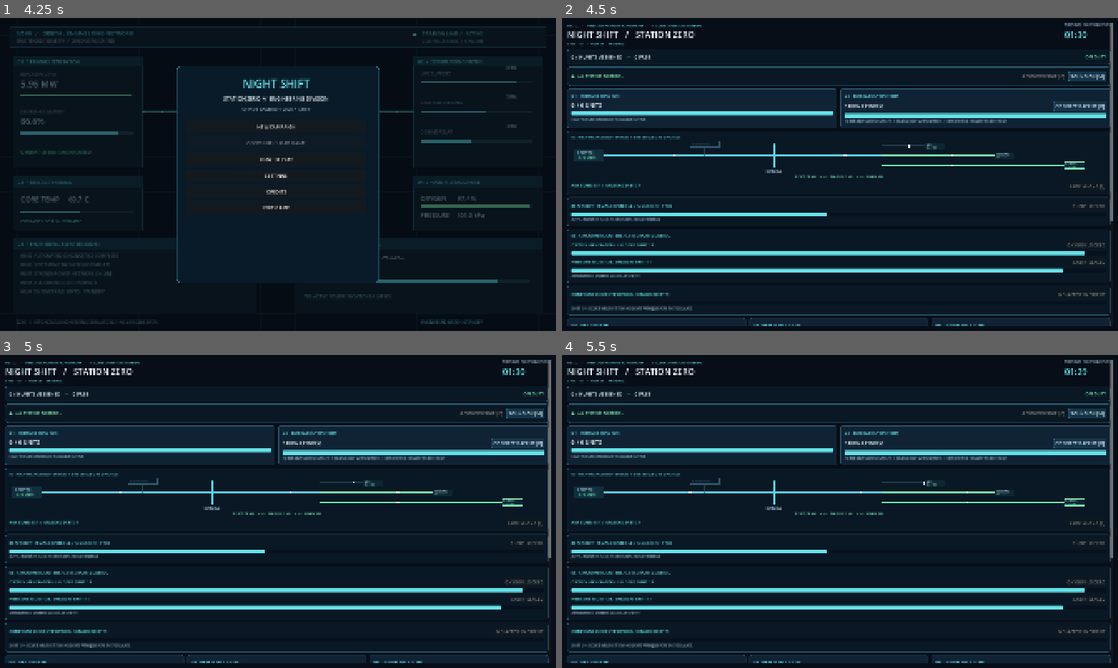
Above: before the commit, frames 1-4 (two rows, left to right).
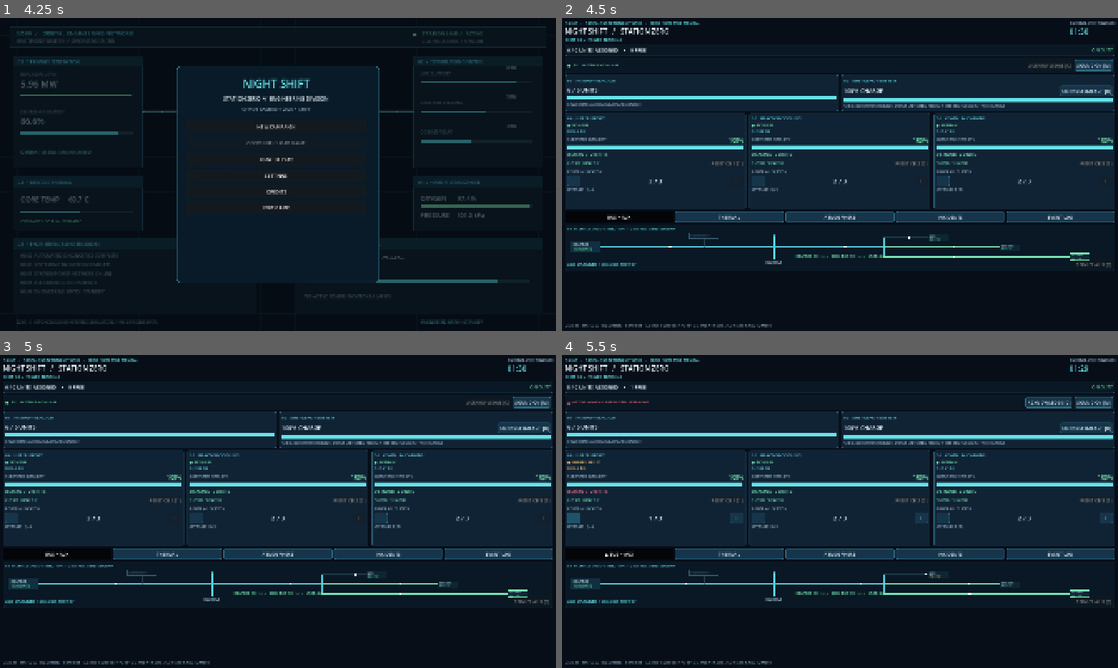
Above: after the commit, the same moments.

Repository: JIGSAW-HJH/GameDev
Game: Godot game, scene res://scenes/main.tscn
Two runs of this game, one before a commit and one after it. Both use one fixed random seed, a clock stepped at 60 frames per second and the inputs below.
Inputs (mouse positions are in pixels of both pictures, inside the frame that each line leads up to):
- Up to frame 1 (4.25 s): click (55, 218) at 0.5 s, where only the run after the commit has a clickable "BUS + AUX"; click (166, 218) at 1.25 s, where only the run after the commit has a clickable "THERMAL"; click (278, 218) at 2 s, where only the run after the commit has a clickable "ATMOSPHERE"; click (389, 218) at 2.75 s, where only the run after the commit has a clickable "INCIDENTS"; click (500, 218) at 3.5 s, where only the run after the commit has a clickable "EVENT LOG"
- Up to frame 2 (4.5 s): click "NEW CAMPAIGN" at 4.25 s
- Up to frame 3 (5 s): no input
- Up to frame 4 (5.5 s): click (573, 517) at 5 s, where only the run after the commit has a clickable "−"

Frame 1 is identical in both runs. In frame 2, 26% of the frame differs, in the area x 0-100%, y 1-99%; in frame 3, 26%; in frame 4, 27%.

Commit message:
V1.2 redesign gameplay SCADA as fixed dashboard with five fault-aware tabs and no scrolling

Diff:
--- a/NightShift-StationZero/scripts/main.gd
+++ b/NightShift-StationZero/scripts/main.gd
@@ -1,5 +1,5 @@
 extends Control
-## NIGHT SHIFT: STATION ZERO — V0.7 progressive shift campaign.
+## NIGHT SHIFT: STATION ZERO — V1.2 fixed console with fault-aware detail tabs.
 ## Self-contained UI: no downloaded artwork, plugins, or fonts required.
 
 const SHIFT_SECONDS := 120.0
@@ -108,6 +108,11 @@
 var incident_label: Label
 var incident_button: Button
 var incident_progress: ProgressBar
+var detail_pages: Array[Control] = []
+var detail_buttons: Array[Button] = []
+var active_detail_tab: int = 0
+var tab_alarm_flags: Array[bool] = [false, false, false, false, false]
+var tab_flash_clock: float = 0.0
 
 func _ready() -> void:
     rng.randomize()
@@ -130,6 +135,7 @@
 func _process(delta: float) -> void:
     if finished or (game_menu != null and game_menu.is_blocking()):
         return
+    tab_flash_clock += delta
     remaining = maxf(0.0, remaining - delta)
     if shift_number >= 13:
         _update_incident(delta)
@@ -372,7 +378,8 @@
     if log_label == null:
         return
     log_label.clear()
-    for entry in log_lines:
+    for i in range(mini(6, log_lines.size())):
+        var entry: String = log_lines[i]
         var ink := MUTED
         if "[CRIT]" in entry:
             ink = RED
@@ -384,7 +391,7 @@
         log_label.add_text(entry + "\n")
         log_label.pop()
     # Newest records are inserted first; keep the viewer anchored at the top.
-    log_label.scroll_to_line(0)
+    # Fixed six-line view intentionally has no scrollbar.
 
 func _acknowledge_alarm() -> void:
     if finished or (game_menu != null and game_menu.is_blocking()):
@@ -400,6 +407,7 @@
     _refresh()
 
 func _refresh() -> void:
+    _update_detail_tabs()
     var secs: int = int(ceil(remaining))
     clock_label.text = "%02d:%02d" % [int(secs / 60), secs % 60]
     if shift_label != null:
@@ -541,7 +549,7 @@
     style.border_color = BORDER
     style.set_border_width_all(1)
     style.set_corner_radius_all(7)
-    style.set_content_margin_all(14)
+    style.set_content_margin_all(8)
     p.add_theme_stylebox_override("panel", style)
     return p
 
@@ -574,7 +582,7 @@
 func _button(title: String) -> Button:
     var b := Button.new()
     b.text = title
-    b.custom_minimum_size = Vector2(49, 34)
+    b.custom_minimum_size = Vector2(46, 30)
     b.add_theme_color_override("font_color", TEXT)
     b.add_theme_color_override("font_hover_color", Color.WHITE)
     var idle := StyleBoxFlat.new()
@@ -589,6 +597,35 @@
     b.add_theme_stylebox_override("hover", hover)
     return b
 
+func _set_detail_tab(index: int) -> void:
+    active_detail_tab = clampi(index, 0, detail_pages.size() - 1)
+    for i in range(detail_pages.size()):
+        detail_pages[i].visible = i == active_detail_tab
+    _update_detail_tabs()
+
+func _update_detail_tabs() -> void:
+    if detail_buttons.size() != 5:
+        return
+    var trips: bool = breakers_tripped.has(true)
+    var bus_fault: bool = trips or _total_power() > _available_capacity() or (shift_number >= 7 and maintenance_integrity < 35.0)
+    var thermal_fault: bool = shift_number >= 9 and (reactor_temp_c >= 85.0 or cooling_pump_fault_seconds > 0.0)
+    var atmospheric_fault: bool = shift_number >= 11 and (oxygen_pct <= 50.0 or cabin_pressure_kpa <= 80.0 or pressure_leak_seconds > 0.0)
+    var incident_fault: bool = shift_number >= 13 and incident_type != 0
+    var power_fault: bool = false
+    for j in range(3):
+        if power[j] < demand[j] or integrity[j] < 40.0:
+            power_fault = true
+            break
+    tab_alarm_flags = [bus_fault or power_fault, thermal_fault, atmospheric_fault, incident_fault, false]
+    var names := ["BUS + AUX", "THERMAL", "ATMOSPHERE", "INCIDENTS", "EVENT LOG"]
+    for i in range(5):
+        var attention: bool = tab_alarm_flags[i]
+        var blink: bool = fposmod(tab_flash_clock, 1.0) < 0.5
+        var prefix: String = "▲ " if attention and blink else ("! " if attention else "")
+        detail_buttons[i].text = prefix + names[i]
+        detail_buttons[i].add_theme_color_override("font_color", RED if attention and blink else (CYAN if i == active_detail_tab else TEXT))
+        detail_buttons[i].button_pressed = i == active_detail_tab
+
 func _build_ui() -> void:
     var bg := ColorRect.new()
     bg.color = BG
@@ -598,31 +635,26 @@
     var margins := MarginContainer.new()
     margins.set_anchors_and_offsets_preset(Control.PRESET_FULL_RECT)
     for side in ["left", "right", "top", "bottom"]:
-        margins.add_theme_constant_override("margin_" + side, 18)
+        margins.add_theme_constant_override("margin_" + side, 10)
     add_child(margins)
-    # The entire console can scroll if the monitor is shorter than our layout.
-    # The event recorder below has its own independent vertical scrollbar.
-    var page_scroll := ScrollContainer.new()
-    page_scroll.size_flags_horizontal = Control.SIZE_EXPAND_FILL
-    page_scroll.size_flags_vertical = Control.SIZE_EXPAND_FILL
-    page_scroll.horizontal_scroll_mode = ScrollContainer.SCROLL_MODE_DISABLED
-    margins.add_child(page_scroll)
-    var root := _vbox(9)
+    # Fixed dashboard. No vertical or horizontal scrolling in gameplay.
+    var root := _vbox(6)
     root.size_flags_horizontal = Control.SIZE_EXPAND_FILL
-    page_scroll.add_child(root)
+    root.size_flags_vertical = Control.SIZE_EXPAND_FILL
+    margins.add_child(root)
     var header := _hbox()
     root.add_child(header)
     var head_left := _vbox(2)
     head_left.size_flags_horizontal = Control.SIZE_EXPAND_FILL
     header.add_child(head_left)
     head_left.add_child(_label("OS / 07    ·    ORBITAL ENGINEERING NETWORK    ·    SECURE OPERATOR TERMINAL", 12, CYAN))
-    head_left.add_child(_label("NIGHT SHIFT   /   STATION ZERO", 29))
+    head_left.add_child(_label("NIGHT SHIFT   /   STATION ZERO", 24))
     shift_label = _label("SHIFT 01 / POWER TRAINING", 14, CYAN)
     head_left.add_child(shift_label)
     var head_right := _vbox(2)
     header.add_child(head_right)
     head_right.add_child(_label("TIME UNTIL SHIFT HANDOVER", 11, MUTED))
-    clock_label = _label("02:00", 30, CYAN)
+    clock_label = _label("02:00", 26, CYAN)
     head_right.add_child(clock_label)
     var top := _panel(true)
     root.add_child(top)
@@ -647,7 +679,7 @@
     audio_button.pressed.connect(_toggle_audio)
     alarms.add_child(audio_button)
 
-    var power_row := _hbox(12)
+    var power_row := _hbox(8)
     root.add_child(power_row)
     var reactor_panel := _panel()
     reactor_panel.size_flags_horizontal = Control.SIZE_EXPAND_FILL
@@ -679,89 +711,6 @@
     battery_stack.add_child(battery_bar)
     battery_stack.add_child(_label("+2 BUS UNITS WHEN ENABLED  /  DRAINS ONLY WHEN NEEDED  /  FREE REACTOR CAPACITY TO RECHARGE", 11, MUTED))
 
-    var bus_panel := _panel(true)
-    root.add_child(bus_panel)
-    var bus_stack := _vbox(4)
-    bus_panel.add_child(bus_stack)
-    bus_stack.add_child(_label("03   HIGH-VOLTAGE DISTRIBUTION  /  LIVE SINGLE-LINE DIAGRAM", 12, CYAN))
-    bus_diagram = Control.new()
-    bus_diagram.set_script(load("res://scripts/bus_diagram.gd"))
-    bus_diagram.custom_minimum_size = Vector2(0, 112)
-    bus_diagram.mouse_filter = Control.MOUSE_FILTER_IGNORE
-    bus_stack.add_child(bus_diagram)
-    bus_label = _label("", 12, MUTED)
-    bus_label.horizontal_alignment = HORIZONTAL_ALIGNMENT_CENTER
-    bus_stack.add_child(bus_label)
-    var aux_row := _hbox(12)
-    bus_stack.add_child(aux_row)
-    maintenance_label = _label("AUX STABILISER  /  UNLOCKS SHIFT 07", 13, MUTED)
-    maintenance_label.size_flags_horizontal = Control.SIZE_EXPAND_FILL
-    aux_row.add_child(maintenance_label)
-    maintenance_button = _button("SERVICE AUX [T]")
-    maintenance_button.pressed.connect(_service_auxiliary)
-    aux_row.add_child(maintenance_button)
-
-    var thermal_panel := _panel(true)
-    root.add_child(thermal_panel)
-    var thermal_stack := _vbox(5)
-    thermal_panel.add_child(thermal_stack)
-    var thermal_row := _hbox(12)
-    thermal_stack.add_child(thermal_row)
-    temperature_label = _label("REACTOR THERMAL CONTROLS  /  UNLOCK SHIFT 09", 14, CYAN)
-    temperature_label.size_flags_horizontal = Control.SIZE_EXPAND_FILL
-    thermal_row.add_child(temperature_label)
-    cooling_pump_button = _button("PUMP LOCKED")
-    cooling_pump_button.pressed.connect(_cycle_cooling_pump)
-    thermal_row.add_child(cooling_pump_button)
-    temperature_bar = _bar(130.0, reactor_temp_c)
-    thermal_stack.add_child(temperature_bar)
-    cooling_tip_label = _label("AUTO / BOOST COOLING CONTROL UNLOCKS AT SHIFT 09", 11, MUTED)
-    thermal_stack.add_child(cooling_tip_label)
-
-    var atmosphere_panel := _panel(true)
-    root.add_child(atmosphere_panel)
-    var atmosphere_stack := _vbox(6)
-    atmosphere_panel.add_child(atmosphere_stack)
-    atmosphere_stack.add_child(_label("08   ATMOSPHERIC SYSTEMS / LIFE SUPPORT CONTROL", 13, CYAN))
-    var atmosphere_top := _hbox(12)
-    atmosphere_stack.add_child(atmosphere_top)
-    oxygen_label = _label("OXYGEN GENERATOR / UNLOCKS SHIFT 11", 14, CYAN)
-    oxygen_label.size_flags_horizontal = Control.SIZE_EXPAND_FILL
-    atmosphere_top.add_child(oxygen_label)
-    oxygen_mode_button = _button("OXYGEN LOCKED")
-    oxygen_mode_button.pressed.connect(_cycle_oxygen_generator)
-    atmosphere_top.add_child(oxygen_mode_button)
-    oxygen_bar = _bar(100.0, 96.0)
-    atmosphere_stack.add_child(oxygen_bar)
-    var atmosphere_bottom := _hbox(12)
-    atmosphere_stack.add_child(atmosphere_bottom)
-    pressure_label = _label("PRESSURE MONITOR / UNLOCKS SHIFT 11", 14, CYAN)
-    pressure_label.size_flags_horizontal = Control.SIZE_EXPAND_FILL
-    atmosphere_bottom.add_child(pressure_label)
-    seal_button = _button("CABIN SEALED")
-    seal_button.pressed.connect(_seal_cabin)
-    atmosphere_bottom.add_child(seal_button)
-    pressure_bar = _bar(110.0, 101.0)
-    atmosphere_stack.add_child(pressure_bar)
-    atmosphere_hint = _label("ATMOSPHERIC SYSTEMS UNLOCK AT SHIFT 11", 11, MUTED)
-    atmosphere_stack.add_child(atmosphere_hint)
-
-    var incident_panel := _panel(true)
-    root.add_child(incident_panel)
-    var incident_stack := _vbox(6)
-    incident_panel.add_child(incident_stack)
-    var incident_row := _hbox(10)
-    incident_stack.add_child(incident_row)
-    incident_label = _label("COMPOUND INCIDENT PROTOCOL / UNLOCK SHIFT 13", 13, CYAN)
-    incident_label.size_flags_horizontal = Control.SIZE_EXPAND_FILL
-    incident_row.add_child(incident_label)
-    incident_button = _button("NO ACTIVE INCIDENT")
-    incident_button.pressed.connect(_contain_incident)
-    incident_row.add_child(incident_button)
-    incident_progress = _bar(18.0, 0.0)
-    incident_stack.add_child(incident_progress)
-    incident_stack.add_child(_label("SHIFT 13+: ISOLATE MULTI-SYSTEM INCIDENTS WITH [J] BEFORE THEY ESCALATE.", 11, MUTED))
-
     var systems_row := _hbox(12)
     systems_row.size_flags_vertical = Control.SIZE_EXPAND_FILL
     root.add_child(systems_row)
@@ -769,7 +718,7 @@
         var p := _panel()
         p.size_flags_horizontal = Control.SIZE_EXPAND_FILL
         systems_row.add_child(p)
-        var stack := _vbox(11)
+        var stack := _vbox(5)
         p.add_child(stack)
         stack.add_child(_label("0%d   %s" % [i + 4, SYSTEMS[i]], 15, CYAN))
         var led := _label("●  NOMINAL", 12, GREEN)
@@ -792,9 +741,7 @@
         var request := _label("DEMAND  2 UNITS", 16, GREEN)
         stack.add_child(request)
         demand_labels.append(request)
-        var spacer := Control.new()
-        spacer.size_flags_vertical = Control.SIZE_EXPAND_FILL
-        stack.add_child(spacer)
+
         var breaker_row := _hbox(8)
         stack.add_child(breaker_row)
         var breaker_status := _label("CLOSED / HEALTHY", 12, GREEN)
@@ -821,18 +768,125 @@
         minus_buttons.append(minus)
         plus_buttons.append(plus)
         power_labels.append(reading)
-        stack.add_child(_label("KEYBOARD  " + SHORT_KEYS[i], 12, MUTED))
+        stack.add_child(_label("KEYBOARD  " + SHORT_KEYS[i], 11, MUTED))
+
+    # Tabs only change the lower detail area. Power controls, integrity and alarms
+    # stay visible continuously, so changing pages never hides vital operations.
+    var tab_strip := _hbox(6)
+    root.add_child(tab_strip)
+    var tab_names := ["BUS + AUX", "THERMAL", "ATMOSPHERE", "INCIDENTS", "EVENT LOG"]
+    for i in range(5):
+        var tab := _button(tab_names[i])
+        tab.toggle_mode = true
+        tab.custom_minimum_size.y = 32.0
+        tab.size_flags_horizontal = Control.SIZE_EXPAND_FILL
+        tab.pressed.connect(_set_detail_tab.bind(i))
+        tab_strip.add_child(tab)
+        detail_buttons.append(tab)
+    var detail_host := Control.new()
+    detail_host.size_flags_vertical = Control.SIZE_EXPAND_FILL
+    detail_host.custom_minimum_size.y = 146.0
+    root.add_child(detail_host)
+    for i in range(5):
+        var page := VBoxContainer.new()
+        page.set_anchors_and_offsets_preset(Control.PRESET_FULL_RECT)
+        page.size_flags_vertical = Control.SIZE_EXPAND_FILL
+        detail_host.add_child(page)
+        detail_pages.append(page)
+        page.visible = i == 0
+    var bus_panel := _panel(true)
+    detail_pages[0].add_child(bus_panel)
+    var bus_stack := _vbox(4)
+    bus_panel.add_child(bus_stack)
+    bus_stack.add_child(_label("03   HIGH-VOLTAGE DISTRIBUTION  /  LIVE SINGLE-LINE DIAGRAM", 12, CYAN))
+    bus_diagram = Control.new()
+    bus_diagram.set_script(load("res://scripts/bus_diagram.gd"))
+    bus_diagram.custom_minimum_size = Vector2(0, 70)
+    bus_diagram.mouse_filter = Control.MOUSE_FILTER_IGNORE
+    bus_stack.add_child(bus_diagram)
+    bus_label = _label("", 12, MUTED)
+    bus_label.horizontal_alignment = HORIZONTAL_ALIGNMENT_CENTER
+    bus_stack.add_child(bus_label)
+    var aux_row := _hbox(12)
+    bus_stack.add_child(aux_row)
+    maintenance_label = _label("AUX STABILISER  /  UNLOCKS SHIFT 07", 13, MUTED)
+    maintenance_label.size_flags_horizontal = Control.SIZE_EXPAND_FILL
+    aux_row.add_child(maintenance_label)
+    maintenance_button = _button("SERVICE AUX [T]")
+    maintenance_button.pressed.connect(_service_auxiliary)
+    aux_row.add_child(maintenance_button)
+
+    var thermal_panel := _panel(true)
+    detail_pages[1].add_child(thermal_panel)
+    var thermal_stack := _vbox(5)
+    thermal_panel.add_child(thermal_stack)
+    var thermal_row := _hbox(12)
+    thermal_stack.add_child(thermal_row)
+    temperature_label = _label("REACTOR THERMAL CONTROLS  /  UNLOCK SHIFT 09", 14, CYAN)
+    temperature_label.size_flags_horizontal = Control.SIZE_EXPAND_FILL
+    thermal_row.add_child(temperature_label)
+    cooling_pump_button = _button("PUMP LOCKED")
+    cooling_pump_button.pressed.connect(_cycle_cooling_pump)
+    thermal_row.add_child(cooling_pump_button)
+    temperature_bar = _bar(130.0, reactor_temp_c)
+    thermal_stack.add_child(temperature_bar)
+    cooling_tip_label = _label("AUTO / BOOST COOLING CONTROL UNLOCKS AT SHIFT 09", 11, MUTED)
+    thermal_stack.add_child(cooling_tip_label)
+
+    var atmosphere_panel := _panel(true)
+    detail_pages[2].add_child(atmosphere_panel)
+    var atmosphere_stack := _vbox(6)
+    atmosphere_panel.add_child(atmosphere_stack)
+    atmosphere_stack.add_child(_label("08   ATMOSPHERIC SYSTEMS / LIFE SUPPORT CONTROL", 13, CYAN))
+    var atmosphere_top := _hbox(12)
+    atmosphere_stack.add_child(atmosphere_top)
+    oxygen_label = _label("OXYGEN GENERATOR / UNLOCKS SHIFT 11", 14, CYAN)
+    oxygen_label.size_flags_horizontal = Control.SIZE_EXPAND_FILL
+    atmosphere_top.add_child(oxygen_label)
+    oxygen_mode_button = _button("OXYGEN LOCKED")
+    oxygen_mode_button.pressed.connect(_cycle_oxygen_generator)
+    atmosphere_top.add_child(oxygen_mode_button)
+    oxygen_bar = _bar(100.0, 96.0)
+    atmosphere_stack.add_child(oxygen_bar)
+    var atmosphere_bottom := _hbox(12)
+    atmosphere_stack.add_child(atmosphere_bottom)
+    pressure_label = _label("PRESSURE MONITOR / UNLOCKS SHIFT 11", 14, CYAN)
+    pressure_label.size_flags_horizontal = Control.SIZE_EXPAND_FILL
+    atmosphere_bottom.add_child(pressure_label)
+    seal_button = _button("CABIN SEALED")
+    seal_button.pressed.connect(_seal_cabin)
+    atmosphere_bottom.add_child(seal_button)
+    pressure_bar = _bar(110.0, 101.0)
+    atmosphere_stack.add_child(pressure_bar)
+    atmosphere_hint = _label("ATMOSPHERIC SYSTEMS UNLOCK AT SHIFT 11", 11, MUTED)
+    atmosphere_stack.add_child(atmosphere_hint)
+
+    var incident_panel := _panel(true)
+    detail_pages[3].add_child(incident_panel)
+    var incident_stack := _vbox(6)
+    incident_panel.add_child(incident_stack)
+    var incident_row := _hbox(10)
+    incident_stack.add_child(incident_row)
+    incident_label = _label("COMPOUND INCIDENT PROTOCOL / UNLOCK SHIFT 13", 13, CYAN)
+    incident_label.size_flags_horizontal = Control.SIZE_EXPAND_FILL
+    incident_row.add_child(incident_label)
+    incident_button = _button("NO ACTIVE INCIDENT")
+    incident_button.pressed.connect(_contain_incident)
+    incident_row.add_child(incident_button)
+    incident_progress = _bar(18.0, 0.0)
+    incident_stack.add_child(incident_progress)
+    incident_stack.add_child(_label("SHIFT 13+: ISOLATE MULTI-SYSTEM INCIDENTS WITH [J] BEFORE THEY ESCALATE.", 11, MUTED))
 
     var log_panel := _panel(true)
-    root.add_child(log_panel)
+    detail_pages[4].add_child(log_panel)
     var log_stack := _vbox(5)
     log_panel.add_child(log_stack)
-    log_stack.add_child(_label("ENGINEERING EVENT RECORDER  /  NEWEST FIRST  /  SCROLL FOR HISTORY", 13, CYAN))
+    log_stack.add_child(_label("ENGINEERING EVENT RECORDER  /  LATEST EVENTS  /  NO SCROLL", 13, CYAN))
     log_label = RichTextLabel.new()
-    log_label.custom_minimum_size.y = 138
+    log_label.custom_minimum_size.y = 130
     log_label.size_flags_vertical = Control.SIZE_SHRINK_BEGIN
     log_label.bbcode_enabled = false
-    log_label.scroll_active = true
+    log_label.scroll_active = false
     log_label.scroll_following = false
     log_label.fit_content = false
     log_label.add_theme_font_size_override("normal_font_size", 13)
@@ -847,6 +901,7 @@
     restart_button.visible = false
     restart_button.pressed.connect(_reset)
     footer.add_child(restart_button)
+    _set_detail_tab(0)
 
 func _toggle_audio() -> void:
     game_menu.show_audio = not game_menu.show_audio
